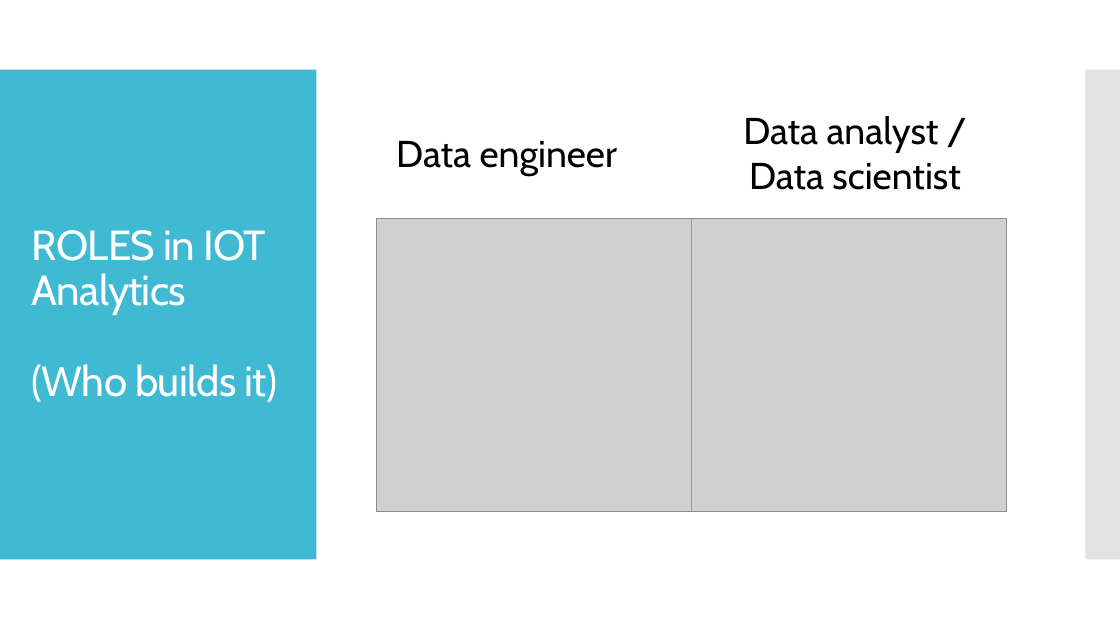
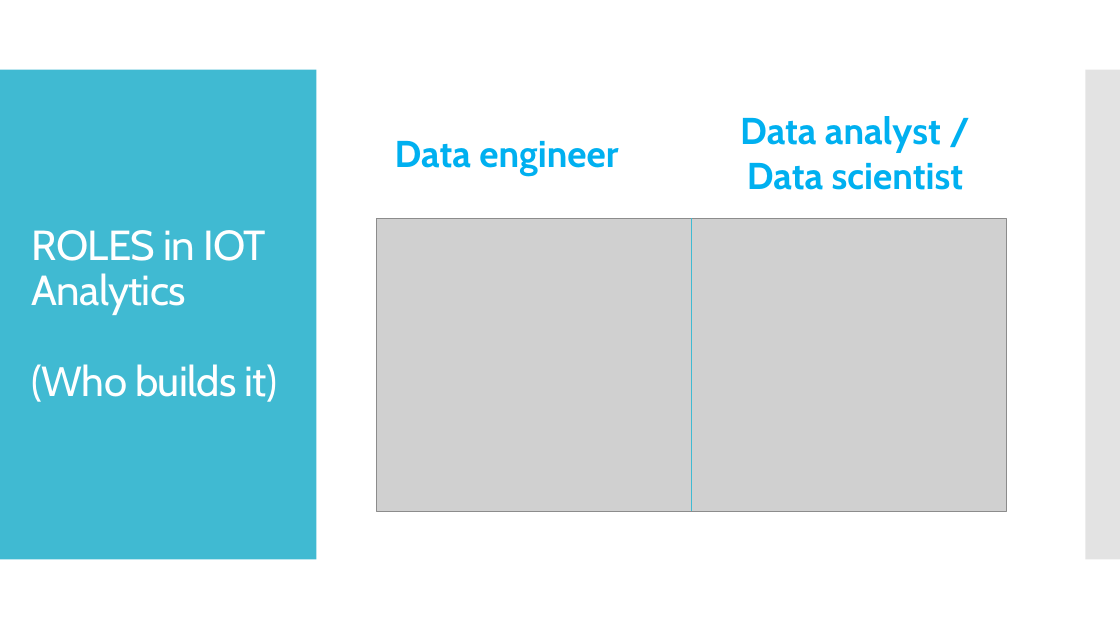
Before and after one commit to dinesarun/common, a slide deck: slide 18 of sessions/ChennaiAzureUserGroup/Databricks_IOT_Analytics/IOT-ML-Azure.pptx (slide 12 before the commit). Drawn at 1120x630 pixels with LibreOffice and Linux fonts; fonts in the diff are those of the drawing; grey boxes stand for pictures. Boxes give left, top, right and bottom in pixels: in the first picture for what was removed or moved away, otherwise in the second. Text is boxed around its words. In the diff, an @@ line names an element or a change of style, - is before the commit and + after.

```diff
--- a/sessions/ChennaiAzureUserGroup/Databricks_IOT_Analytics/IOT-ML-Azure.pptx
+++ b/sessions/ChennaiAzureUserGroup/Databricks_IOT_Analytics/IOT-ML-Azure.pptx
@@ text "Data analyst / Data scientist" at (740,116,964,190): text colour #000000 to #00B0F0, bold on @@
@@ text "Data engineer" at (395,141,618,175): text colour #000000 to #00B0F0, bold on @@
```
Also in this commit, not shown: 10 other slides changed, 10 slides added, 2 slides removed.
